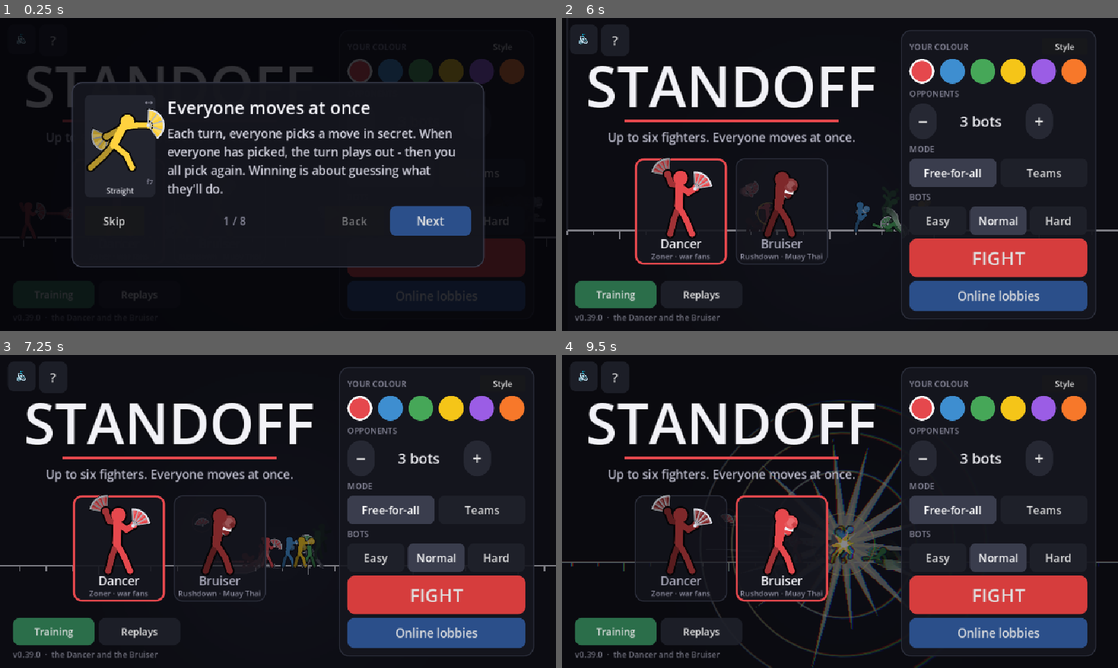
Above: before the commit, frames 1-4 (two rows, left to right).
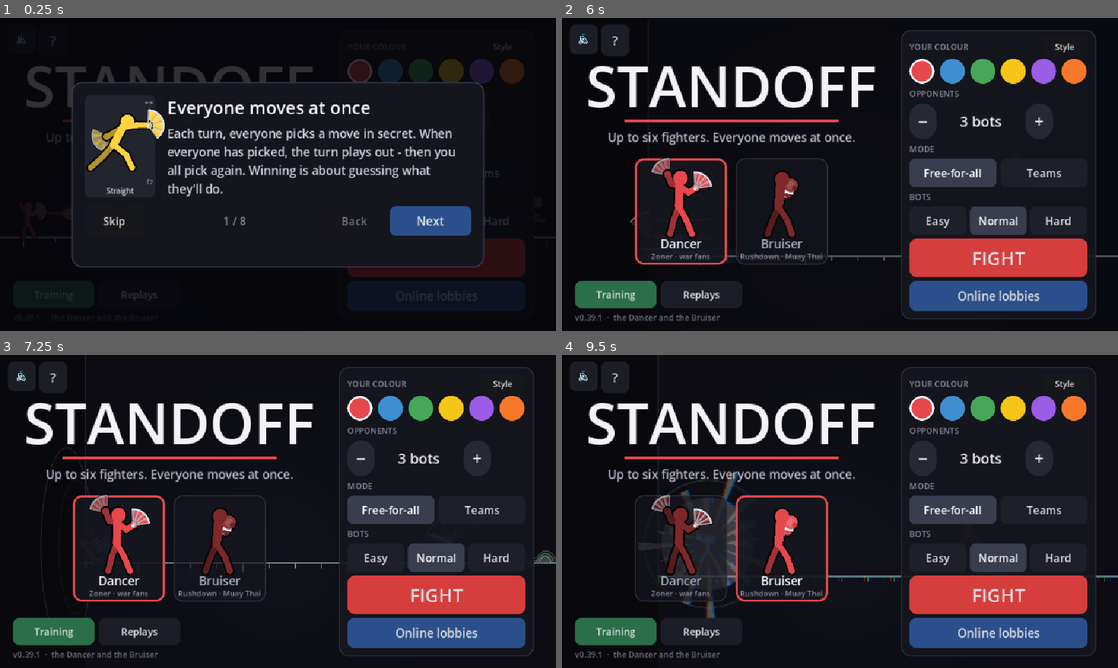
Above: after the commit, the same moments.

Repository: Veriduim/standoff
Game: Godot game, scene res://scenes/main.tscn
The game is run twice, just before and just after one commit, with the same random seed, the same clock (stepped at 60 frames per second) and the same inputs.
Inputs (mouse positions are in pixels of both pictures, inside the frame that each line leads up to):
- Up to frame 1 (0.25 s): no input
- Up to frame 2 (6 s): click "Easy" at 0.5 s; click "Easy" at 1.25 s; click "Normal" at 2 s; click "Normal" at 2.75 s; click "Replays" at 3.5 s; click "Replays" at 4.25 s; click "Replays" at 5 s; click "Skip" at 5.75 s
- Up to frame 3 (7.25 s): click (116, 549) at 6.5 s
- Up to frame 4 (9.5 s): click (784, 549) at 7.25 s; click "Style" at 8 s; click "Done" at 8.75 s

The runs differ from the first frame. In frame 2, 1.2% of the frame differs, in the area x 0-100%, y 0-97%; in frame 3, 1.0%; in frame 4, 6.2%, in the area x 0-100%, y 14-100%.

Commit message:
0.39.1: the grab is out on frame 3, YOMI's standard (Timmy 20 Oct 15:34 "grab the frame data for the basic attacks from YOMI as I think our grab is 5 frames instead of the standard 3")
- From YOMI's source: its Throw (everyone, ground and air) is out frames 3-5 of a 16-frame move. Her Grab now the
  same (it was 5-6 of 22); his Clinch out on frame 3 (was 4), still 24 long when it misses.
- docs/mechanics.md "Frame data": YOMI's basic attacks next to ours (its quickest strike is out on frame 4 - our jabs
  on 3 and 2).

Co-Authored-By: Claude Opus 5.5 <noreply@anthropic.com>
Claude-Session: https://claude.ai/code/session_019cpLLa1bA2ND22yfhrkoYF

Diff:
--- a/project.godot
+++ b/project.godot
@@ -11,7 +11,7 @@
 [application]
 
 config/name="Standoff"
-config/version="0.39.0"
+config/version="0.39.1"
 config/icon="res://assets/icon.png"
 run/main_scene="res://scenes/main.tscn"
 config/features=PackedStringArray("4.7", "GL Compatibility")
--- a/scripts/sim/moves.gd
+++ b/scripts/sim/moves.gd
@@ -218,10 +218,12 @@
 				"group": 0, "knockdown": true}],
 			"pose": [[0, "grab_reach"], [6, "throw"], [14, "fall"]], "icon": "grab_reach"},
 		# ---- grabs
-		"grab": {"name": "Grab", "tab": "attack", "kind": "grab", "frames": 22, "where": "ground", "aim": "facing", "motion": [[2, 6, 5.0, 0.0]],
-			"hits": [{"from": 5, "to": 6, "box": [6, -88, 38, 60], "dmg": 50, "stun": 26, "kb": [10.0, -5.0],
+		# (20 Oct 15:34 "I think our grab is 5 frames instead of the standard 3": YOMI's own Throw, from its source, is out
+		# frames 3-5 of 16 - so is ours now; it was 5-6 of 22)
+		"grab": {"name": "Grab", "tab": "attack", "kind": "grab", "frames": 16, "where": "ground", "aim": "facing", "motion": [[1, 4, 5.0, 0.0]],
+			"hits": [{"from": 3, "to": 5, "box": [6, -88, 38, 60], "dmg": 50, "stun": 26, "kb": [10.0, -5.0],
 				"group": 0, "knockdown": true}],
-			"pose": [[0, "grab_reach"], [7, "throw"], [15, "idle"]], "icon": "grab_reach"},
+			"pose": [[0, "grab_reach"], [5, "throw"], [11, "idle"]], "icon": "grab_reach"},
 		# ---- show-off
 		"taunt": {"name": "Taunt", "tab": "defend", "kind": "wait", "interrupt": true, "frames": 50, "where": "ground", "aim": "facing",
 			"meter_gain": 125, "pose": [[0, "taunt"]]},
@@ -469,10 +471,11 @@
 		# ---- the clinch (Muay Thai's): his grab holds them instead of throwing - then knees (up to three), an elbow
 		# out, or a dump down behind him. They can Burst out.
 		"clinch": {"name": "Clinch", "tab": "attack", "kind": "grab", "frames": 24, "where": "ground", "aim": "facing",
-			"motion": [[2, 6, 4.5, 0.0]], "note": "holds them: knees, an elbow or a dump next",
-			"hits": [{"from": 4, "to": 6, "box": [6, -100, 36, 72], "dmg": 8, "stun": 30, "kb": [0.0, 0.0], "group": 0,
+			"motion": [[1, 5, 4.5, 0.0]], "note": "holds them: knees, an elbow or a dump next",
+			# (his grab: out on YOMI's standard frame 3 - 20 Oct 15:34; it was 4. Whiffed it still costs him 24)
+			"hits": [{"from": 3, "to": 5, "box": [6, -100, 36, 72], "dmg": 8, "stun": 30, "kb": [0.0, 0.0], "group": 0,
 				"hold": true}],
-			"pose": [[0, "grab_reach"], [6, "b_clinch"], [18, "b_idle"]], "icon": "b_clinch"},
+			"pose": [[0, "grab_reach"], [5, "b_clinch"], [18, "b_idle"]], "icon": "b_clinch"},
 		"clinchknee": {"name": "Clinch Knee", "tab": "attack", "kind": "attack", "after": ["clinch", "clinchknee"],
 			"repeat": 2, "frames": 16, "where": "ground", "aim": "facing", "note": "in the clinch: up to three",
 			"hits": [{"from": 3, "to": 5, "box": [0, -86, 50, 46], "dmg": 20, "stun": 22, "kb": [0.5, -1.0],
--- a/scripts/tests/sim_test.gd
+++ b/scripts/tests/sim_test.gd
@@ -77,6 +77,10 @@
 	s = _duel("dancer", "dancer", 50.0)
 	evs = _play(s, {0: {"move": "grab"}, 1: {"move": "block"}})
 	_check("a grab goes through a Block (%s)" % [_types(evs)], _types(evs).has("throw"))
+	var gm := Moves.move("dancer", "grab")
+	_check("a grab is out on frame 3, as YOMI's Throw (20 Oct 15:34 \"the standard 3\"): her Grab %d of %d, his Clinch %d"
+			% [Moves.startup(gm), int(gm["frames"]), Moves.startup(Moves.move("bruiser", "clinch"))],
+			Moves.startup(gm) == 3 and int(gm["frames"]) == 16 and Moves.startup(Moves.move("bruiser", "clinch")) == 3)
 	s = _duel("dancer", "dancer", 50.0)
 	evs = _play(s, {0: {"move": "grab"}, 1: {"move": "jab"}})
 	_check("a strike beats a grab (%s)" % [_types(evs)], _types(evs).has("hit") and not _types(evs).has("throw")
--- a/scripts/version.gd
+++ b/scripts/version.gd
@@ -2,4 +2,4 @@
 extends RefCounted
 ## The game's version - the home screen shows it, and lobbies list it (only the same version can play together).
 
-const TAG := "0.39.0"
+const TAG := "0.39.1"
Not shown, changed: export_presets.cfg
Not shown, changed: docs/mechanics.md
Not shown, changed: docs/plan.md
